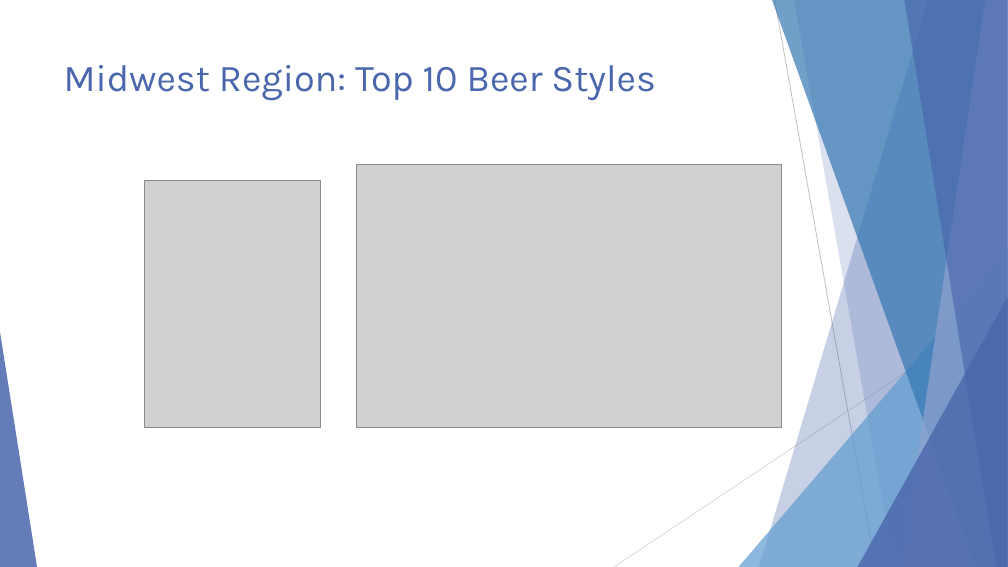
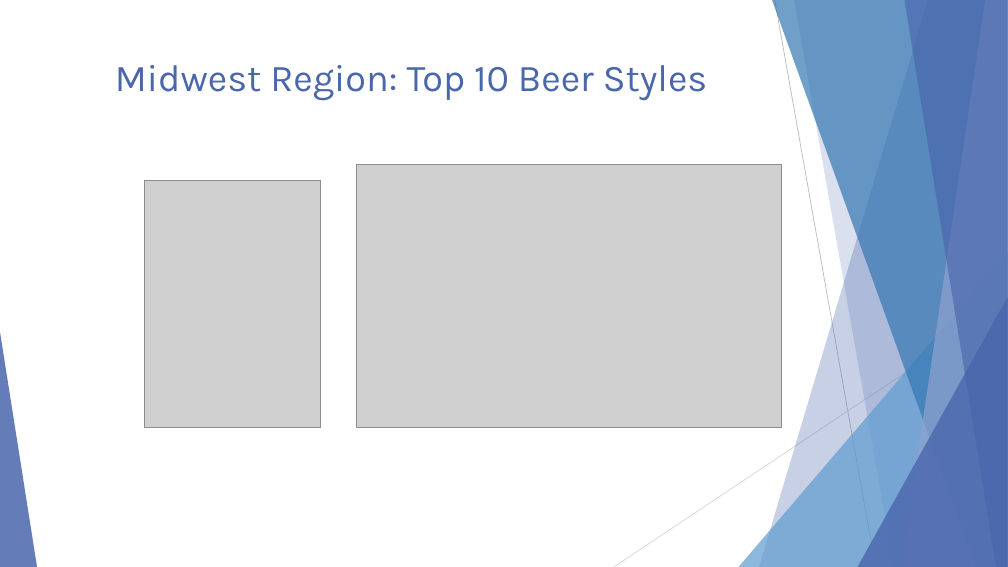
Before and after one commit to malcolmccarlson/DDS-CaseStudy1, a slide deck: slide 12 of MalcolmCarlsonBeerDataEDA.DDS6306.pptx. Drawn at 1008x567 pixels with LibreOffice and Linux fonts; fonts in the diff are those of the drawing; grey boxes stand for pictures. Boxes give left, top, right and bottom in pixels: in the first picture for what was removed or moved away, otherwise in the second. Text is boxed around its words. In the diff, an @@ line names an element or a change of style, - is before the commit and + after.

```diff
--- a/MalcolmCarlsonBeerDataEDA.DDS6306.pptx
+++ b/MalcolmCarlsonBeerDataEDA.DDS6306.pptx
@@ title "Midwest Region: Top 10 Beer ..." at box(115, 65, 707, 101): alignment left to centre @@
```
Also in this commit, not shown: 5 other slides changed, 46 other files.
